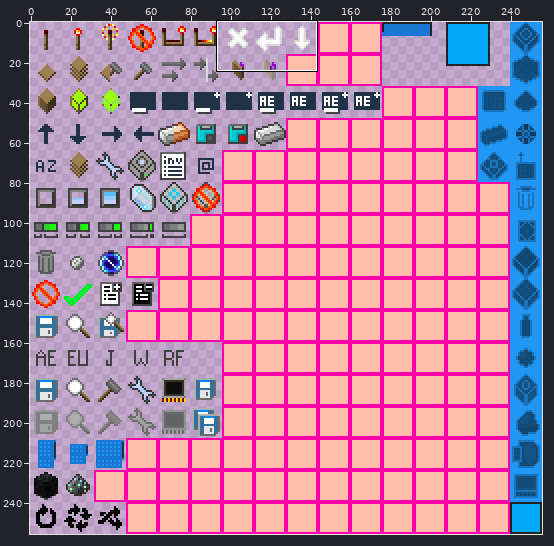
A sprite sheet gets an edit: appliedenergistics2/textures/guis/states.png. Above, an overview of the earlier version with the close-up marked.
Close-up. Before:
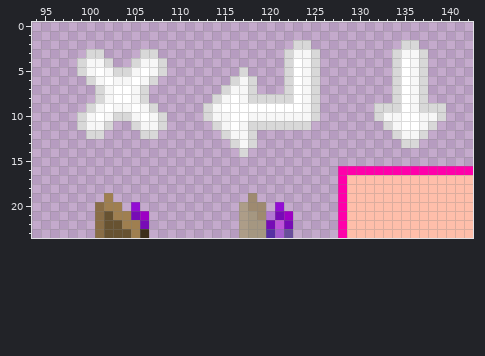
The file is 256x256 pixels. Colours within 5 levels of each other are drawn and written as one. Shown: x 94..142, y 0..23.
New version:
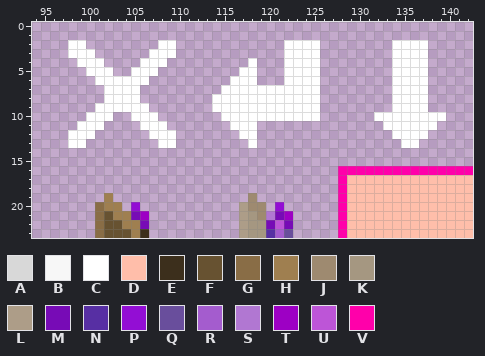
Palette (. is transparent): A #d8d8d8  B #f7f7f7  C #ffffff  D #ffbeaa  E #3c2f1c  F #675231  G #896d46  H #9f7f50  J #9e8a70  K #a59781  L #ad9d88  M #770bb6  N #572fa3  P #930ed4  Q #694e9c  R #a45cce  S #b177d2  T #9d00c4  U #bd55d7  V #ff00aa
From the commit log: GUI | Applied Energistics 2 | Updated Pattern Icons #24
What changed:
y 2: x 98..99 .. -> CC; x 108..109 .. -> CC; x 122..125 .AA. -> CCCC; x 134..137 .AA. -> CCCC
y 3: x 98..101 ..AA -> CCC.; x 106..109 AA.. -> .CCC; x 122..125 ABBA -> CCCC; x 134..137 ABBA -> CCCC
y 4: x 99..102 ABBA -> CCC.; x 105..108 ABBA -> .CCC; x 118 . -> C; x 122 A -> C; x 124..125 BA -> CC; x 134 A -> C; x 136..137 BA -> CC
y 5: x 99..100 AB -> .C; x 102..105 BAAB -> C..C; x 107..108 BA -> C.; x 117..118 A. -> CC; x 122 A -> C; x 124..125 BA -> CC; x 134 A -> C; x 136..137 BA -> CC
y 6: x 100..101 AB -> .C; x 103..104 BB -> CC; x 106..107 BA -> C.; x 116..118 ABA -> CCC; x 122 A -> C; x 124..125 BA -> CC; x 134 A -> C; x 136..137 BA -> CC
y 7: x 101..102 AB -> .C; x 105..106 BA -> C.; x 115..122 ABBA...A -> CCCCCCCC; x 124..125 BA -> CC; x 134 A -> C; x 136..137 BA -> CC
y 8: x 101..102 AB -> .C; x 105..106 BA -> C.; x 114..115 AB -> CC; x 117..122 BAAAAA -> CCCCCC; x 124..125 BA -> CC; x 134 A -> C; x 136..137 BA -> CC
y 9: x 100..101 AB -> .C; x 103..104 BB -> CC; x 106..107 BA -> C.; x 113..114 AB -> .C; x 124..125 BA -> CC; x 132..134 AAA -> ..C; x 136..139 BAAA -> CC..
y 10: x 99..100 AB -> .C; x 102..105 BAAB -> C..C; x 107..108 BA -> C.; x 113..115 ABB -> ..C; x 118..125 BBBBBBBA -> CCCCCCCC; x 132..134 ABB -> CCC; x 137..139 BBA -> CCC
y 11: x 99..102 ABBA -> CCC.; x 105..108 ABBA -> .CCC; x 114..115 AB -> ..; x 117..124 BAAAAAAA -> CC......; x 133..134 AB -> CC; x 137..138 BA -> CC
y 12: x 98..101 ..AA -> CCC.; x 106..109 AA.. -> .CCC; x 115..118 ABBA -> ..CC; x 134..137 ABBA -> CCCC
y 13: x 98..99 .. -> CC; x 108..109 .. -> CC; x 116..118 ABA -> ..C; x 135..136 AA -> CC
y 14: x 117 A -> .
